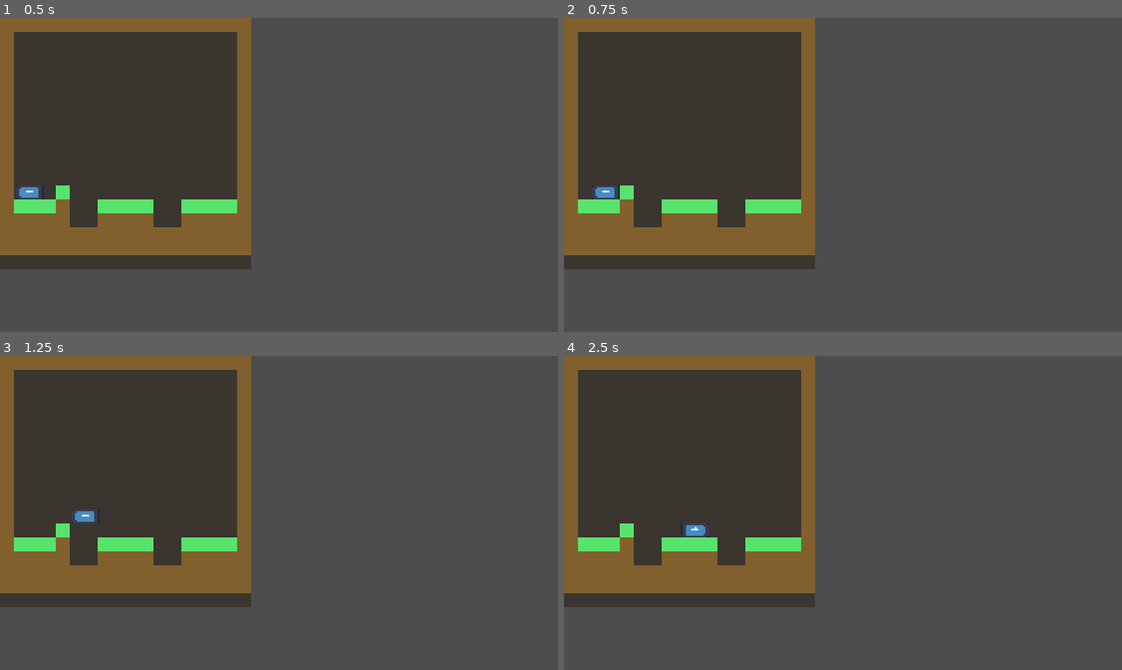
Above: before the commit, frames 1-4 (two rows, left to right).
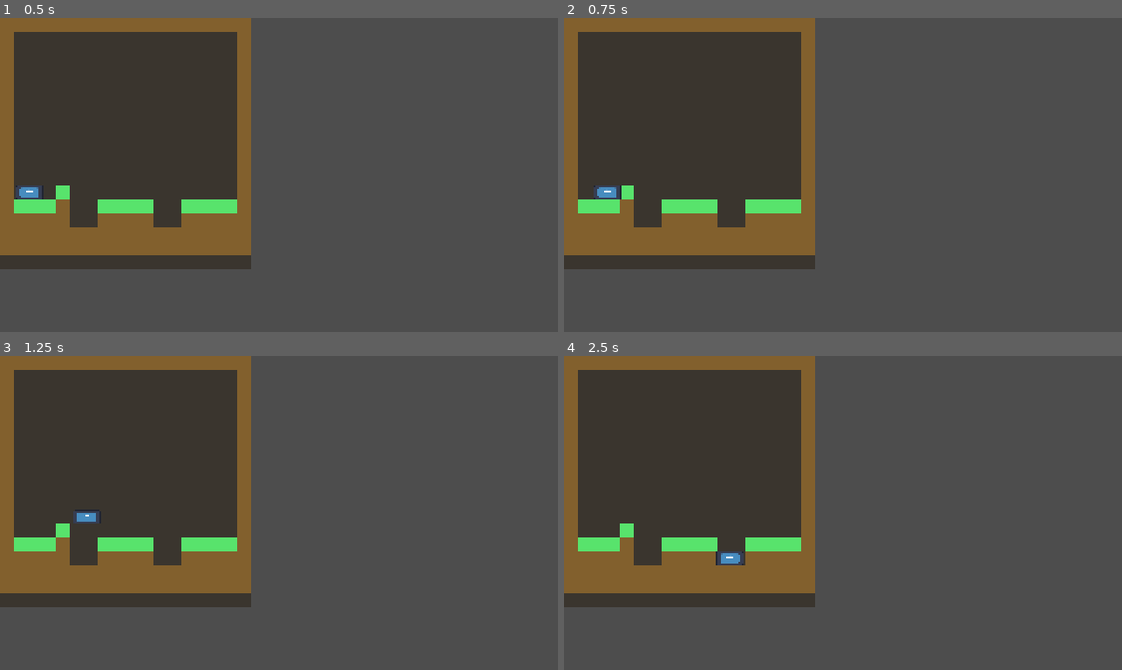
Above: after the commit, the same moments.

Repository: Olatiny/Cordyception
Game: Godot game, scene res://src/level_test.tscn
Same seed, same stepped clock (60 frames per second), same inputs: the game is played once before the commit and once after it. The engine's default icon, where the game draws it, is replaced by a stand-in: a white triangle on a blue panel in a dark square.
Inputs:
- Up to frame 1 (0.5 s): no input
- Up to frame 2 (0.75 s): tap Enter at 0.5 s; hold Right (move_right) from 0.53 s (still down); tap Shift (possess) at 0.6 s
- Up to frame 3 (1.25 s): keep holding Right (move_right); tap Up (jump) at 0.77 s
- Up to frame 4 (2.5 s): tap X (primary_ability) at 1.35 s; tap Up (jump) at 1.52 s; release Right (move_right) at 2.03 s; hold Left (move_left) from 2.03 s (still down); tap Shift (possess) at 2.1 s

Frame 1 is identical in both runs. In frame 2, less than 0.1% of the frame differs, in the area x 5-11%, y 53-58%; in frame 3, 0.1%; in frame 4, 0.4%, in the area x 20-33%, y 53-67%.

Commit message:
pranav 3

Diff:
--- a/src/creatures/funguy.tscn
+++ b/src/creatures/funguy.tscn
@@ -4,7 +4,7 @@
 [ext_resource type="Texture2D" uid="uid://8iufllcujsko" path="res://icon.svg" id="2_64nkj"]
 
 [sub_resource type="RectangleShape2D" id="RectangleShape2D_422cx"]
-size = Vector2(16, 8)
+size = Vector2(14, 8)
 
 [sub_resource type="CircleShape2D" id="CircleShape2D_qdhuy"]
 radius = 16.0
@@ -24,12 +24,12 @@
 texture = ExtResource("2_64nkj")
 
 [node name="GrassDetectorLeft" type="RayCast2D" parent="."]
-position = Vector2(-8, 4)
+position = Vector2(-7, 4)
 target_position = Vector2(0, 1)
 collision_mask = 16
 
 [node name="GrassDetectorRight" type="RayCast2D" parent="."]
-position = Vector2(8, 4)
+position = Vector2(7, 4)
 target_position = Vector2(0, 1)
 collision_mask = 16
 
